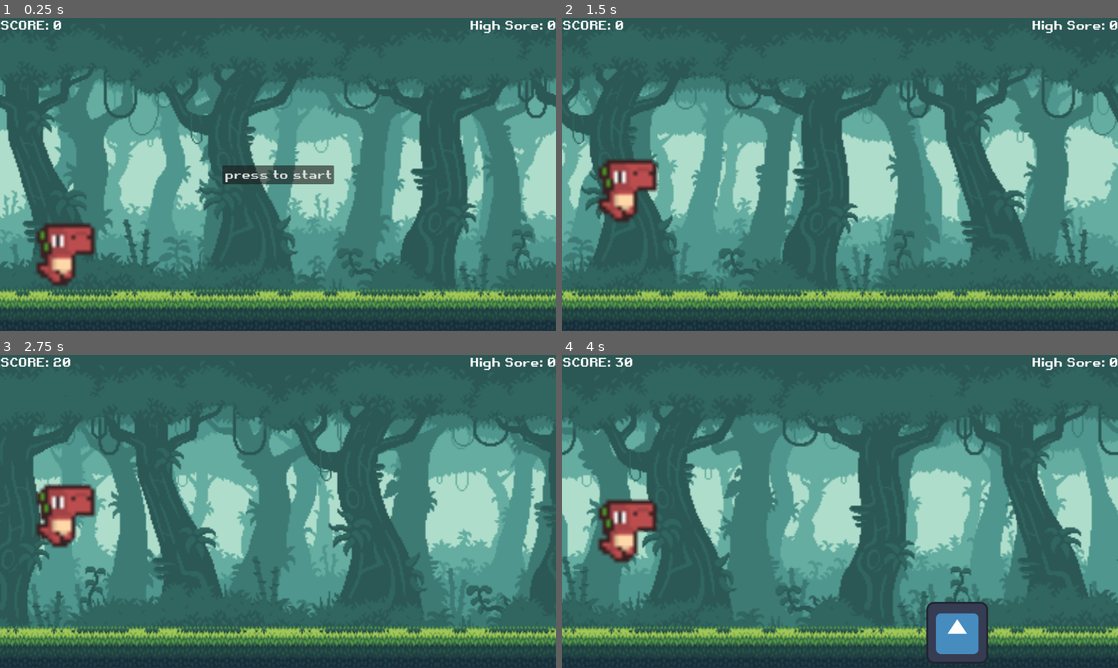
Above: before the commit, frames 1-4 (two rows, left to right).
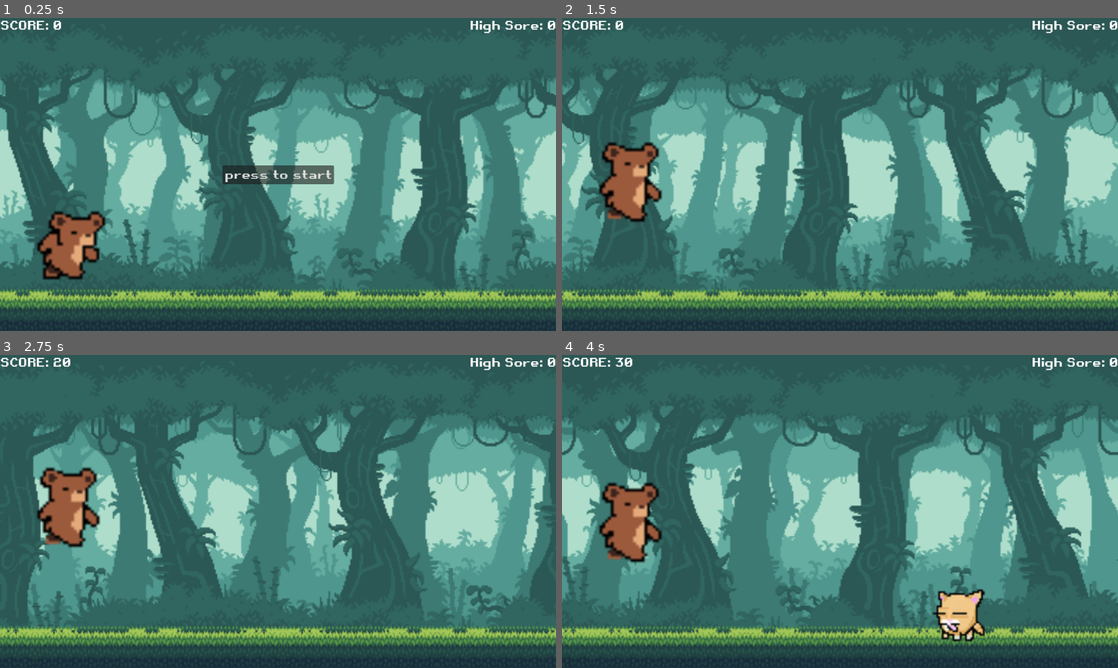
Above: after the commit, the same moments.

Repository: bachocoloco/coco_corre
Game: Godot game, scene res://main.tscn
The game is run twice, just before and just after one commit, with the same random seed, the same clock (stepped at 60 frames per second) and the same inputs. This scene is started directly instead of the project's main scene. The engine's default icon, where the game draws it, is replaced by a stand-in: a white triangle on a blue panel in a dark square.
Inputs:
- Up to frame 1 (0.25 s): no input
- Up to frame 2 (1.5 s): click "press to start" at 0.5 s; tap Enter (ui_accept) at 1.25 s
- Up to frame 3 (2.75 s): tap Enter (ui_accept) at 1.52, 2.27 s
- Up to frame 4 (4 s): hold Down (ui_down) 2.78-3.53 s; tap Enter (ui_accept) at 3.77 s

The runs differ from the first frame. In frame 1, 1.9% of the frame differs, in the area x 6-19%, y 61-86%; in frame 2, 2.2%; in frame 3, 2.2%; in frame 4, 4.3%, in the area x 6-77%, y 40-99%.

Commit message:
yaaa

Diff:
--- a/mob/mob.gd
+++ b/mob/mob.gd
@@ -6,16 +6,18 @@
 func _ready():
 	Ghud.mob_counter = Ghud.mob_counter + 3
 	var collisions = [
-		$collisionA,
 		$Collisionabeja,
 		$CollisionCactus,
-		$CollisionGato
+		$CollisionGato,
+		$CollisionCaracol,
+		$CollisionSpidey
 	]
 	var sprites= [
-		$spriteA,
 		$abejasprite,
 		$cactus,
-		$gato
+		$gato,
+		$caracol,
+		$spidey
 	]
 
 	var random_int = randi() % collisions.size()
@@ -26,16 +28,19 @@
 	selected_sprite.visible = true
 
 func _on_visible_on_screen_notifier_2d_screen_exited():
-	$gato.play("parpadear")
-	$CollisionGato. disabled = true
+
 	if Ghud.mob_counter > 0:
 		Ghud.mob_counter = Ghud.mob_counter - 3
 
 	queue_free()
-
+	sprites_animation()
 
 
 func _on_body_entered(body):
 	if body.is_in_group("dinosaurio"):
 		print("game over")
 		hit.emit()
+
+func sprites_animation():
+	$gato.play("parpadear")
+	$CollisionGato. disabled = true
--- a/mob/mob.tscn
+++ b/mob/mob.tscn
@@ -7,6 +7,8 @@
 [ext_resource type="Texture2D" uid="uid://bbhf85y1rdc3a" path="res://dinoplayer/G1.png" id="5_5qog4"]
 [ext_resource type="Texture2D" uid="uid://cimqc5vgkl5ph" path="res://dinoplayer/G2.png" id="6_skn73"]
 [ext_resource type="Texture2D" uid="uid://biwafffw4txtf" path="res://dinoplayer/G3.png" id="7_h5wk1"]
+[ext_resource type="Texture2D" uid="uid://cvh4ofv7m67x7" path="res://dinoplayer/caracol.png" id="8_iyxpu"]
+[ext_resource type="Texture2D" uid="uid://c7eyeqoq1npeq" path="res://dinoplayer/spidey2.png" id="9_wkc0g"]
 
 [sub_resource type="SpriteFrames" id="SpriteFrames_q313o"]
 animations = [{
@@ -47,43 +49,70 @@
 
 [node name="abejasprite" type="Sprite2D" parent="."]
 visible = false
-position = Vector2(-62, -225)
+position = Vector2(-62, -241)
 scale = Vector2(4, 3.84375)
 texture = ExtResource("3_mty4a")
 
 [node name="Collisionabeja" type="CollisionPolygon2D" parent="."]
 visible = false
-position = Vector2(-66, -221)
+position = Vector2(-66, -247)
 scale = Vector2(4, 3.84375)
 polygon = PackedVector2Array(15, -9, 15, -2, 12.8, -2, 10, 0.799999, 10, 6.5, 14.2, 15, 10.1, 15, -4.5, 16, -6, 16, -6, 13.9, -14, 6.9, -14, 2.4, -16, -2.1, -16, -16, 6, -16)
 disabled = true
 
 [node name="cactus" type="Sprite2D" parent="."]
 visible = false
-position = Vector2(-62, -58)
-scale = Vector2(3.71804, 3.33398)
+position = Vector2(-62, -115)
+scale = Vector2(4.4847, 4.14075)
 texture = ExtResource("4_xe746")
 
 [node name="CollisionCactus" type="CollisionPolygon2D" parent="."]
 visible = false
-position = Vector2(-64, -53)
-scale = Vector2(3.16324, 3.21741)
+position = Vector2(-61, -112)
+scale = Vector2(3.66523, 4.34105)
 polygon = PackedVector2Array(6, -15.4, 7.4, -12, 16, -12, 16, 4, 13.5, 11, 8, 11, 8, 16, -9, 16, -9, 7.5, -16, 5.5, -16, -0.7, -16, -9, -15.4, -9, -12.8, -16, -7.7, -16, -6.7, -15.4, -5.4, -16, 6, -16)
 disabled = true
 
 [node name="gato" type="AnimatedSprite2D" parent="."]
 visible = false
-position = Vector2(-59, -56)
+position = Vector2(-59, -103)
 scale = Vector2(3.69314, 3.68033)
 sprite_frames = SubResource("SpriteFrames_q313o")
 animation = &"parpadear"
+autoplay = "parpadear"
 
 [node name="CollisionGato" type="CollisionPolygon2D" parent="."]
 visible = false
-position = Vector2(-59, -53)
+position = Vector2(-59, -99)
 scale = Vector2(3.37876, 3.34046)
 polygon = PackedVector2Array(16, -15.2, 16, -7, 14, -3.5, 14, 3, 16, 4.5, 16, 14.8, 14.8, 16, -12, 16, -12, 15.3, -16, 2.6, -16, -7.8, -13.8, -16, 14.4, -16)
 disabled = true
 
+[node name="caracol" type="Sprite2D" parent="."]
+visible = false
+position = Vector2(-45, -83)
+scale = Vector2(2.77344, 2.71875)
+texture = ExtResource("8_iyxpu")
+
+[node name="CollisionCaracol" type="CollisionPolygon2D" parent="."]
+visible = false
+position = Vector2(-45, -79)
+scale = Vector2(2.41175, 2.17074)
+polygon = PackedVector2Array(6, -15.8, 6, -14.1, 15, -8.1, 15, 8, 13.6, 8, 11.8, 16, 1.3, 16, -16, 12.9, -16, -10, -14.7, -10, -8, -15, -8, -16, 4, -16)
+disabled = true
+
+[node name="spidey" type="Sprite2D" parent="."]
+visible = false
+position = Vector2(-55, -99)
+scale = Vector2(3.47184, 3.69132)
+texture = ExtResource("9_wkc0g")
+
+[node name="CollisionSpidey" type="CollisionPolygon2D" parent="."]
+visible = false
+position = Vector2(-55, -99)
+scale = Vector2(2.66851, 3.13373)
+polygon = PackedVector2Array(9, -13.7, 9, -11.8, 14, -6.8, 14, 3.6, 5.4, 16, -6.8, 16, -11, 11.8, -11, 7, -14.6, -7, -11.9, -7, -5.9, -14, -2, -14, -2, -15.3)
+disabled = true
+
 [connection signal="body_entered" from="." to="." method="_on_body_entered"]
 [connection signal="screen_exited" from="VisibleOnScreenNotifier2D" to="." method="_on_visible_on_screen_notifier_2d_screen_exited"]
--- a/player.gd
+++ b/player.gd
@@ -6,6 +6,7 @@
 const GRAVITY =2500
 
 var speed_scale = 1
+
 
 func _physics_process(delta):
 	if Ghud.is_playing == true:
@@ -28,3 +29,7 @@
 		velocity.y += GRAVITY * delta
 		$CrouchCollisionShape2D2. disabled = !$CollisionShape2D. disabled
 		move_and_slide()
+
+func player_stop():
+	if Ghud.game_over == true:
+		$AnimatedSprite2D.stop()
--- a/player.tscn
+++ b/player.tscn
@@ -1,92 +1,28 @@
-[gd_scene load_steps=22 format=3 uid="uid://seu4etuefnd5"]
+[gd_scene load_steps=12 format=3 uid="uid://seu4etuefnd5"]
 
 [ext_resource type="Script" path="res://player.gd" id="1_1ussk"]
-[ext_resource type="Texture2D" uid="uid://o3s3dghchtve" path="res://dinoplayer/red.png" id="1_34va6"]
+[ext_resource type="Texture2D" uid="uid://csjgaqthgb675" path="res://osoplayer/pixil-frame-3.png" id="2_63eg2"]
+[ext_resource type="Texture2D" uid="uid://d24k4f0nudw6m" path="res://osoplayer/pixil-frame-4.png" id="3_38nyn"]
 [ext_resource type="AudioStream" uid="uid://bge3vutp7lr7d" path="res://dinoplayer/jump.mp3" id="3_hfwag"]
-
-[sub_resource type="AtlasTexture" id="AtlasTexture_8kl3k"]
-atlas = ExtResource("1_34va6")
-region = Rect2(408, 0, 24, 24)
-
-[sub_resource type="AtlasTexture" id="AtlasTexture_n24wb"]
-atlas = ExtResource("1_34va6")
-region = Rect2(432, 0, 24, 24)
-
-[sub_resource type="AtlasTexture" id="AtlasTexture_lykh0"]
-atlas = ExtResource("1_34va6")
-region = Rect2(456, 0, 24, 24)
-
-[sub_resource type="AtlasTexture" id="AtlasTexture_orwe0"]
-atlas = ExtResource("1_34va6")
-region = Rect2(480, 0, 24, 24)
-
-[sub_resource type="AtlasTexture" id="AtlasTexture_dfr6w"]
-atlas = ExtResource("1_34va6")
-region = Rect2(504, 0, 24, 24)
-
-[sub_resource type="AtlasTexture" id="AtlasTexture_stp4k"]
-atlas = ExtResource("1_34va6")
-region = Rect2(528, 0, 24, 24)
-
-[sub_resource type="AtlasTexture" id="AtlasTexture_fq8jy"]
-atlas = ExtResource("1_34va6")
-region = Rect2(552, 0, 24, 24)
-
-[sub_resource type="AtlasTexture" id="AtlasTexture_uhv88"]
-atlas = ExtResource("1_34va6")
-region = Rect2(72, 0, 24, 24)
-
-[sub_resource type="AtlasTexture" id="AtlasTexture_wn4xp"]
-atlas = ExtResource("1_34va6")
-region = Rect2(96, 0, 24, 24)
-
-[sub_resource type="AtlasTexture" id="AtlasTexture_cflqu"]
-atlas = ExtResource("1_34va6")
-region = Rect2(96, 0, 24, 24)
-
-[sub_resource type="AtlasTexture" id="AtlasTexture_03hq2"]
-atlas = ExtResource("1_34va6")
-region = Rect2(120, 0, 24, 24)
-
-[sub_resource type="AtlasTexture" id="AtlasTexture_rnb1u"]
-atlas = ExtResource("1_34va6")
-region = Rect2(144, 0, 24, 24)
-
-[sub_resource type="AtlasTexture" id="AtlasTexture_l52uh"]
-atlas = ExtResource("1_34va6")
-region = Rect2(168, 0, 24, 24)
-
-[sub_resource type="AtlasTexture" id="AtlasTexture_av2ee"]
-atlas = ExtResource("1_34va6")
-region = Rect2(192, 0, 24, 24)
-
-[sub_resource type="AtlasTexture" id="AtlasTexture_f0a3a"]
-atlas = ExtResource("1_34va6")
-region = Rect2(216, 0, 24, 24)
+[ext_resource type="Texture2D" uid="uid://c03bbvhqbbqk4" path="res://osoplayer/pixil-frame-5.png" id="4_6an7b"]
+[ext_resource type="Texture2D" uid="uid://cteo2agmtvebm" path="res://osoplayer/pixil-frame-1.png" id="5_je1xb"]
+[ext_resource type="Texture2D" uid="uid://7bidds81ase7" path="res://osoplayer/pixil-frame-2.png" id="6_sc6p8"]
+[ext_resource type="Texture2D" uid="uid://dm37am0rr7de6" path="res://osoplayer/pixil-frame-0.png" id="7_m3oy7"]
 
 [sub_resource type="SpriteFrames" id="SpriteFrames_qxgvj"]
 animations = [{
 "frames": [{
 "duration": 1.0,
-"texture": SubResource("AtlasTexture_8kl3k")
+"texture": ExtResource("2_63eg2")
 }, {
 "duration": 1.0,
-"texture": SubResource("AtlasTexture_n24wb")
+"texture": ExtResource("3_38nyn")
 }, {
 "duration": 1.0,
-"texture": SubResource("AtlasTexture_lykh0")
+"texture": ExtResource("4_6an7b")
 }, {
 "duration": 1.0,
-"texture": SubResource("AtlasTexture_orwe0")
-}, {
-"duration": 1.0,
-"texture": SubResource("AtlasTexture_dfr6w")
-}, {
-"duration": 1.0,
-"texture": SubResource("AtlasTexture_stp4k")
-}, {
-"duration": 1.0,
-"texture": SubResource("AtlasTexture_fq8jy")
+"texture": ExtResource("3_38nyn")
 }],
 "loop": true,
 "name": &"crouch",
@@ -94,7 +30,7 @@
 }, {
 "frames": [{
 "duration": 1.0,
-"texture": SubResource("AtlasTexture_uhv88")
+"texture": ExtResource("5_je1xb")
 }],
 "loop": true,
 "name": &"default",
@@ -102,7 +38,7 @@
 }, {
 "frames": [{
 "duration": 1.0,
-"texture": SubResource("AtlasTexture_wn4xp")
+"texture": ExtResource("6_sc6p8")
 }],
 "loop": true,
 "name": &"jump",
@@ -110,22 +46,16 @@
 }, {
 "frames": [{
 "duration": 1.0,
-"texture": SubResource("AtlasTexture_cflqu")
+"texture": ExtResource("7_m3oy7")
 }, {
 "duration": 1.0,
-"texture": SubResource("AtlasTexture_03hq2")
+"texture": ExtResource("5_je1xb")
 }, {
 "duration": 1.0,
-"texture": SubResource("AtlasTexture_rnb1u")
+"texture": ExtResource("6_sc6p8")
 }, {
 "duration": 1.0,
-"texture": SubResource("AtlasTexture_l52uh")
-}, {
-"duration": 1.0,
-"texture": SubResource("AtlasTexture_av2ee")
-}, {
-"duration": 1.0,
-"texture": SubResource("AtlasTexture_f0a3a")
+"texture": ExtResource("5_je1xb")
 }],
 "loop": true,
 "name": &"run",
@@ -133,27 +63,28 @@
 }]
 
 [sub_resource type="RectangleShape2D" id="RectangleShape2D_iv22h"]
-size = Vector2(43.2703, 46.5429)
+size = Vector2(43.2703, 51.2699)
 
 [sub_resource type="RectangleShape2D" id="RectangleShape2D_fvdhl"]
-size = Vector2(144, 69)
+size = Vector2(144, 80.5)
 
 [node name="player" type="CharacterBody2D" groups=["dinosaurio"]]
 script = ExtResource("1_1ussk")
 
 [node name="AnimatedSprite2D" type="AnimatedSprite2D" parent="."]
-scale = Vector2(8, 8)
+position = Vector2(12, -25)
+scale = Vector2(5.82084, 5.82127)
 sprite_frames = SubResource("SpriteFrames_qxgvj")
-animation = &"run"
+animation = &"crouch"
 
 [node name="CollisionShape2D" type="CollisionShape2D" parent="."]
-position = Vector2(12.5, -2)
+position = Vector2(9, -21.5)
 scale = Vector2(2.75015, 2.75015)
 shape = SubResource("RectangleShape2D_iv22h")
 debug_color = Color(0.407283, 0.465999, 1, 0.42)
 
 [node name="CrouchCollisionShape2D2" type="CollisionShape2D" parent="."]
-position = Vector2(25, 28)
+position = Vector2(23, 9)
 shape = SubResource("RectangleShape2D_fvdhl")
 
 [node name="audiojump" type="AudioStreamPlayer2D" parent="."]
Binary file added: dinoplayer/caracol.png
Not shown, added: dinoplayer/caracol.png.import
Binary file added: dinoplayer/spidey.png
Not shown, added: dinoplayer/spidey.png.import
Binary file added: dinoplayer/spidey2.png
Not shown, added: dinoplayer/spidey2.png.import
Not shown: 1 places in mob/mob.tscn that only renumber resources
Binary file added: osoplayer/abeja.png
Not shown, added: osoplayer/abeja.png.import
Binary file added: osoplayer/pixil-frame-0.png
Not shown, added: osoplayer/pixil-frame-0.png.import
Binary file added: osoplayer/pixil-frame-1.png
(and 10 more such lines)
